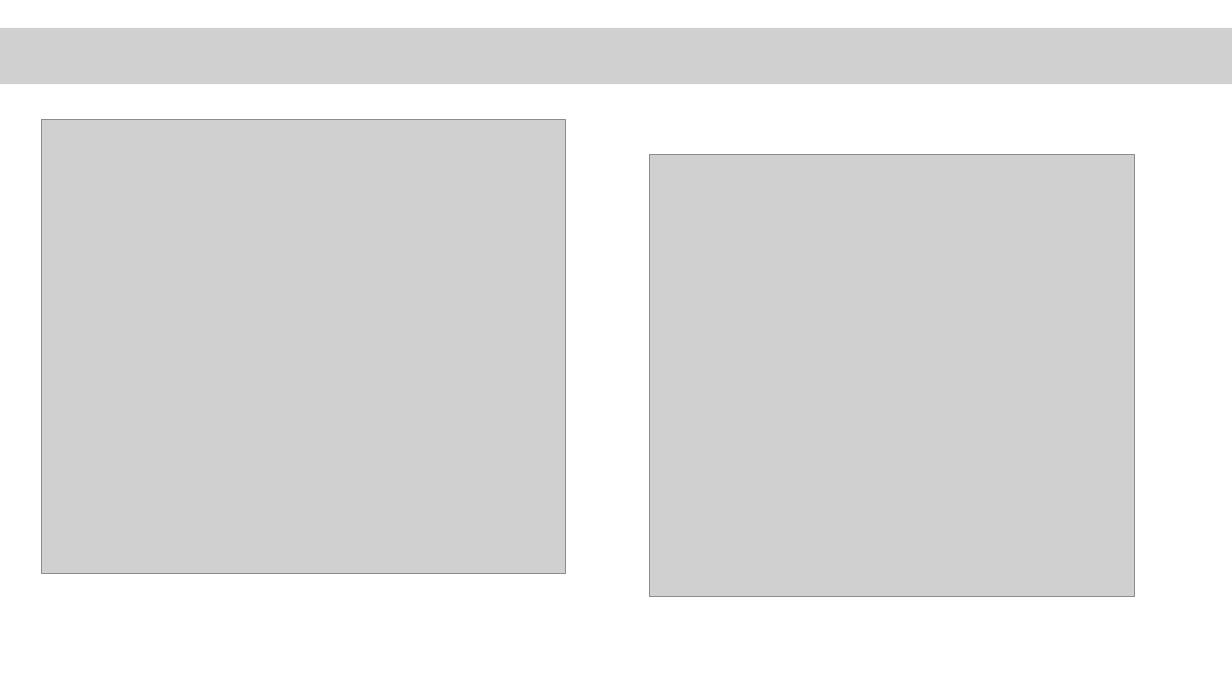
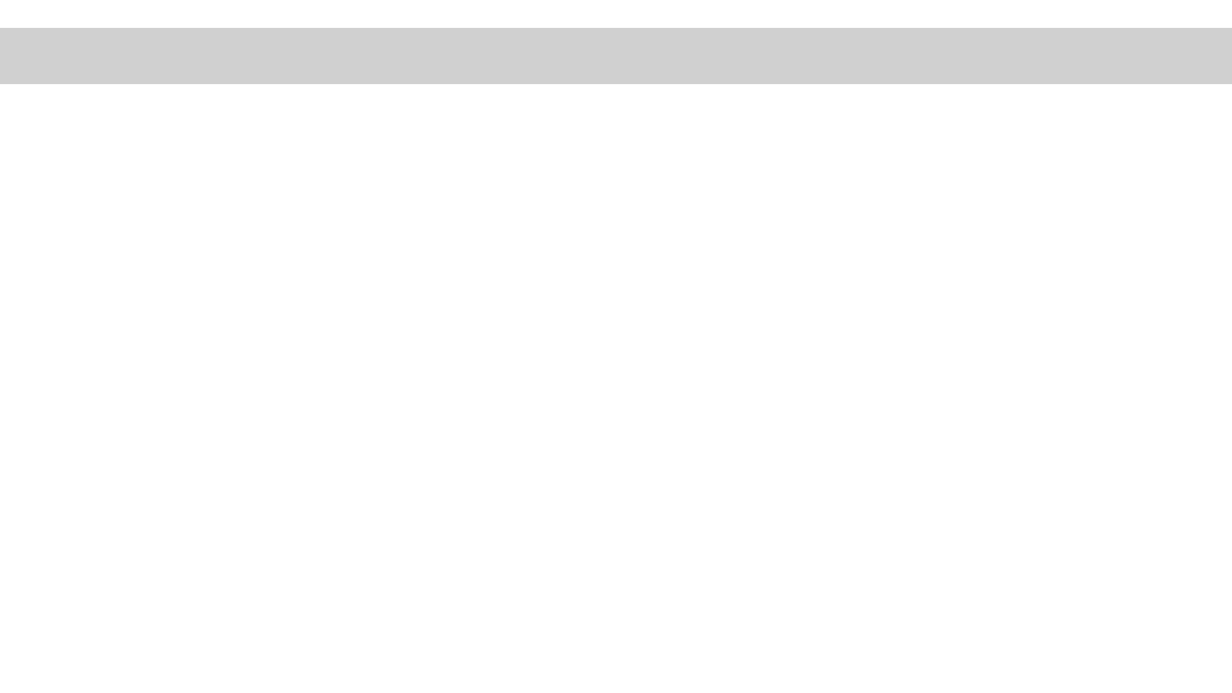
Before and after one commit to MatteoOrlandini/MoS2-FET, a slide deck: slide 5 of Presentazione COMSOL.pptx. Drawn at 1232x693 pixels with LibreOffice and Linux fonts; fonts in the diff are those of the drawing; grey boxes stand for pictures; background and template pictures are left out. Boxes give left, top, right and bottom in pixels: in the first picture for what was removed or moved away, otherwise in the second. Text is boxed around its words. In the diff, an @@ line names an element or a change of style, - is before the commit and + after.

```diff
--- a/Presentazione COMSOL.pptx
+++ b/Presentazione COMSOL.pptx
@@ picture removed at <box>42,120,566,574</box> @@
@@ picture removed at <box>649,155,1135,596</box> @@
```
Also in this commit, not shown: 9 other slides changed, 1 slide added, 1 slide removed, 22 other files.
